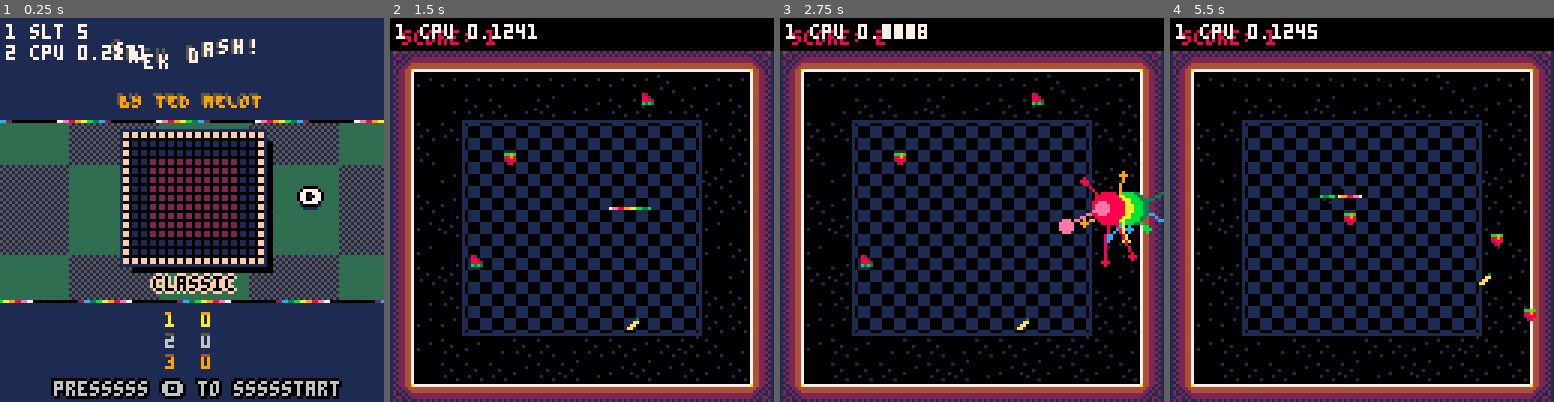
Above: before the commit, frames 1-4 (left to right).
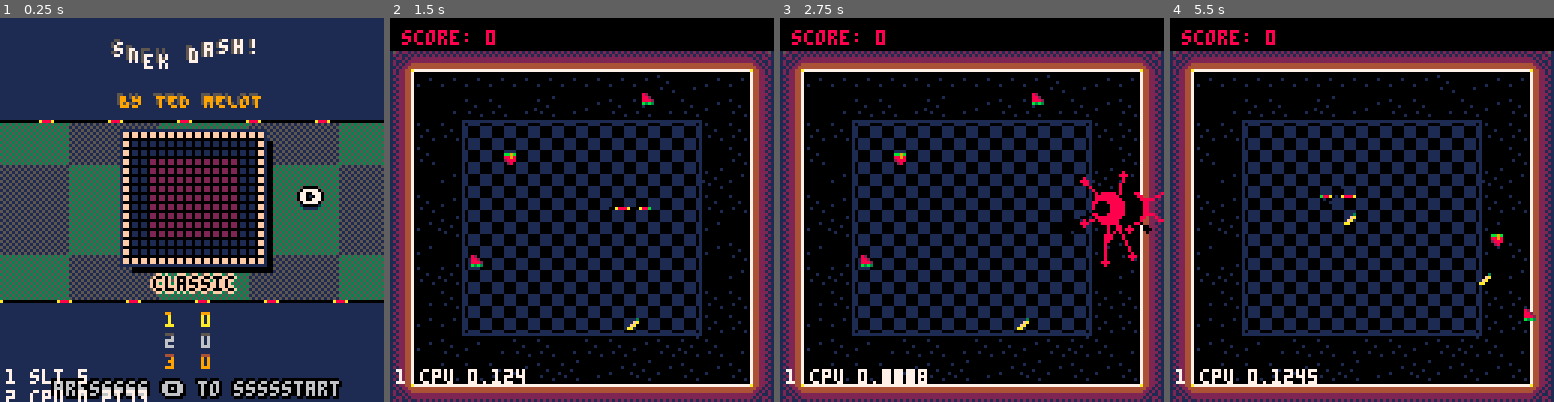
Above: after the commit, the same moments.

Repository: tmelot2/pico-8
Game: PICO-8 cartridge snek-dash.p8
Same seed, same stepped clock (60 frames per second), same inputs: the game is played once before the commit and once after it.
Inputs:
- Up to frame 1 (0.25 s): no input
- Up to frame 2 (1.5 s): tap X (X key) at 0.33, 1.07 s; tap O (Z key) at 0.7 s
- Up to frame 3 (2.75 s): hold Right 1.6-2.1 s; tap O (Z key) at 1.7, 2.1, 2.5 s; tap X (X key) at 1.85 s; hold Up 2.15-2.42 s; hold Right from 2.47 s (still down)
- Up to frame 4 (5.5 s): tap O (Z key) every 0.4 s from 2.9 to 5.3 s; tap X (X key) at 2.97, 4.08, 5.2 s; release Right at 3.03 s; hold Left 3.08-3.58 s; hold Down 3.63-3.97 s; hold Right 4.02-4.68 s; hold Up 4.73-5.03 s; hold Left from 5.08 s (still down)

The runs differ from the first frame. In frame 1, 2.4% of the frame differs, in the area x 0-100%, y 1-100%; in frame 2, 1.1%; in frame 3, 2.5%, in the area x 1-100%, y 1-96%; in frame 4, 1.3%.

Commit message:
Update scoring, add skin select

Diff:
--- a/snek-dash.p8
+++ b/snek-dash.p8
@@ -32,6 +32,7 @@
   l=4, -- length
   c=8, -- color
   dir=1, -- u=1 l=2 d=3 r=4
+  dashing=false,
   dashframe=0, -- 0 = not dashing, >0 = dashing
   -- frame counter for after dash recharge animation
   dashreloadframe=0
@@ -53,8 +54,8 @@
  [4]={name='snakorpion', p={10,10,10,10,10,10,10,10,0,0}},
  [5]={name='rainbow', p={7,7,14,14,8,8,9,9,10,10,11,11,3,3,12,12,2,2}}
 }
-snakepalette=snakepalettes.plain
-snakepalette=snakepalettes.rainbow
+cur_pal=2
+snakepalette=snakepalettes2[cur_pal].p
 
 -- player dead effect
 circles = {}
@@ -97,6 +98,7 @@
 
 function _init()
   cartdata('tm-snek-dash')
+  -- reset_high_scores()
   if (skiptitle==1) scene=1
 
   if (scene==0) then
@@ -139,7 +141,7 @@
   end
 
   addDebug('cpu '..stat(1))
-  drawDebug(1,-5)
+  drawDebug(1,110)
 end
 
 
@@ -155,7 +157,7 @@
 function titleupdate()
 	if (slt<4) slt+=1
 
-  --lr
+	--lr
 	if btnp(0) then
 		if curLevel>1 then
 			curLevel-=1
@@ -176,10 +178,15 @@
 
   --ud
   if btnp(2) then
-    snakepalette=snakepalettes.plain
+  	cur_pal-=1
   elseif btnp(3) then
-    snakepalette=snakepalettes.texascoralsnake
-  end
+  	cur_pal+=1
+  end
+  if (cur_pal<1) cur_pal=1
+  if (cur_pal>#snakepalettes2) cur_pal=#snakepalettes2
+  log('cur_pal '..cur_pal)
+  log('#snakepalettes2 '..#snakepalettes2)
+  snakepalette=snakepalettes2[cur_pal].p
 
   -- o
 	if btnp(4) then
@@ -355,6 +362,7 @@
   player.h={}
   player.l=15
   player.dead=false
+  player.dashing=false
   player.dashreloadframe=0
   scene=1
   timer=0
@@ -445,14 +453,14 @@
 
   crumbsupdate()
 
-  -- score
-  if timer%30==0 then
-    score+=1
-  end
-
   -- combo
   if comboTimer > 0 then
     comboTimer+=1
+
+    if timer%30==0 then
+	    score+=1
+	end
+
     if comboTimer > COMBO_THRESHOLD then
       comboEnd(comboNum)
       comboNum=0
@@ -595,7 +603,11 @@
   spawncrumbs(food.x,food.y,player.dir)
   sfx(2)
   del(foodlist,food)
-  score+=100
+  if player.dashing then
+	  score+=20
+  else
+	  score+=10
+  end
   player.l += 20
   spawnfood(1)
   eatmessage()
@@ -818,7 +830,7 @@
 		elseif i==3 then
 			print_3rd_place(sc, 45, 10+(7*i))
 		else
-			print(sc, 45, 10+(7*i),7)
+			print(sc, 45, 10+(7*i),5)
 		end
 	end
 
@@ -827,9 +839,7 @@
 	x2=100
 	y1=80
 	y2=86
-	rectfill(x1,y1,x2,y2,8)
-	rect(x1,y1-1,x2,y2+1,3)
-	print(text,hcenter(text),vcenter(text)-0,11)
+	print(score,hcenter(text),vcenter(text)-0,11)
 end
 
 
@@ -854,7 +864,9 @@
       for i=1,dashamount do
         local newpos = {x=player.x,y=(dashamount+player.y)-i}
         add(player.h,newpos)
+        player.dashing=true
         playerfoodcollide(food,newpos)
+        player.dashing=false
     end
 
     -- left
@@ -863,7 +875,9 @@
       for i=1,dashamount do
         local newpos = {x=(dashamount+player.x)-i,y=player.y}
         add(player.h,newpos)
+        player.dashing=true
         playerfoodcollide(food,newpos)
+        player.dashing=false
       end
 
     -- down
@@ -872,7 +886,9 @@
       for i=1,dashamount do
         local newpos = {x=player.x,y=(player.y-dashamount)+i}
         add(player.h,newpos)
+        player.dashing=true
         playerfoodcollide(food,newpos)
+        player.dashing=false
       end
 
     -- right
@@ -881,7 +897,9 @@
       for i=1,dashamount do
         local newpos = {x=(player.x-dashamount)+i,y=player.y}
         add(player.h,newpos)
+        player.dashing=true
         playerfoodcollide(food,newpos)
+        player.dashing=false
       end
     end
 
